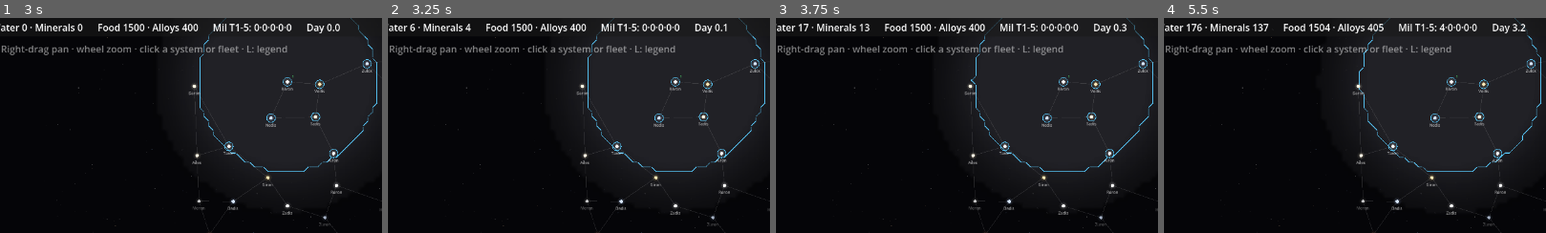
Above: before the commit, frames 1-4 (left to right).
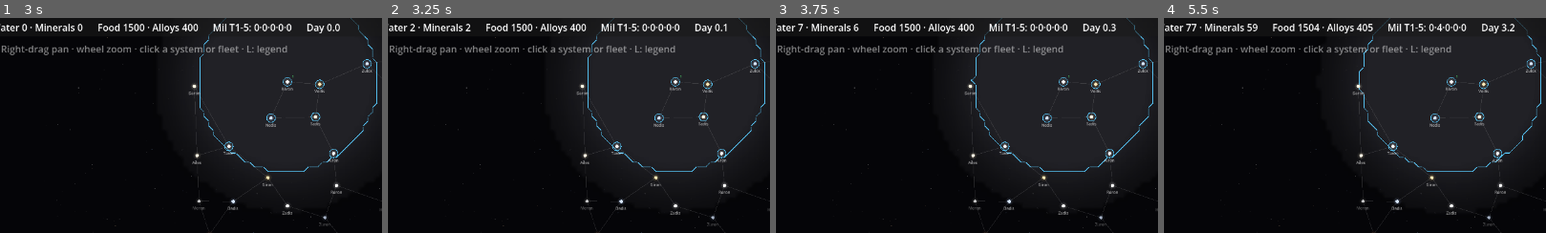
Above: after the commit, the same moments.

Repository: evyatarmitz/reach
Game: Godot game, scene res://menu/menu.tscn
Same seed, same stepped clock (60 frames per second), same inputs: the game is played once before the commit and once after it.
Inputs:
- Up to frame 1 (3 s): click "New Game" at 0.5 s; click "Normal" at 1.25 s; click "Normal" at 2 s; click "Start" at 2.75 s
- Up to frame 2 (3.25 s): no input
- Up to frame 3 (3.75 s): click "1x" at 3.5 s
- Up to frame 4 (5.5 s): click "3x" at 4.25 s; click "10x" at 5 s
The pictures show only the part of the screen within x 1-51%, y 0-50%; the shares and areas given below are measured in that part.

Frame 1 is identical in both runs. In frame 2, less than 0.1% of the frame differs, in the area x 5-22%, y 2-7%; in frame 3, 2.0%; in frame 4, 2.0%, in the area x 5-95%, y 2-8%.

Commit message:
0.44.0 - balance pass: headless probe + T0 & military-tier fixes
Added tests/balance_report.gd — a headless all-AI probe that runs a full game and
reports the two design pillars plus economy health (run it with optional
seed=/systems=/empires=/days= args). Used it to find and fix two real issues:

- Raw T0 stockpile ballooned to ~1.3M (mines out-produced city refining several
  times over — a meaningless buffer that never drained). MINE_RICHNESS 25-65 ->
  12-30 halves accumulation and makes deposits closer to a real constraint.
- Military tiers 3-5 were DEAD CONTENT: cities never reached the old 900/1600/2500
  pop cutoffs, so those ship tiers were永 unbuildable (probe always showed T3-5 =
  0). MIL_CUTOFF -> [50,150,350,700,1200]; the probe now shows all five tiers
  producing. Updated the military-resources test's "small city" pop (150 -> 100)
  to stay below the new tier-2 cutoff.

Pillars verified healthy: no empire ever exceeds 75% of the map (final share
~34/28/20/18); population self-limits to a stable plateau. Documented one KNOWN
issue for live playtesting — a pop boom-bust transient during expansion (settles
to a stable plateau, violates neither pillar; a neighbor cap and a food buffer
were tried and reverted as they hurt other things). 116 tests pass.

Diff:
--- a/desktop/sim/constants.gd
+++ b/desktop/sim/constants.gd
@@ -83,9 +83,13 @@
 # constant over time, varies by deposit) so later mine upgrades have a reason to
 # prefer some deposits. The exact richness is hidden until a mine is built — the
 # planet view shows only an ESTIMATE_BAND-wide bracket before building.
-const MINE_RICHNESS_MIN := 25.0
-const MINE_RICHNESS_MAX := 65.0
-const ESTIMATE_BAND := 15.0
+# Tuned down from 25-65: at the old rate mines out-produced city refining several
+# times over, so raw water/minerals ballooned into the millions (a meaningless
+# buffer that never drained — see tests/balance_report.gd). Lower richness keeps
+# raw supply near refining demand, so mines/deposits stay a real constraint.
+const MINE_RICHNESS_MIN := 12.0
+const MINE_RICHNESS_MAX := 30.0
+const ESTIMATE_BAND := 8.0
 
 # How often an AI empire re-evaluates (sim days). Gradual, deterministic; not
 # tied to framerate or the speed dial.
@@ -136,7 +140,11 @@
 # is made from alloys, each higher tier from the one below it, and each tier is
 # gated by a city population cutoff (higher tiers need bigger cities — "more
 # resources for higher-tier production"). Ships of tier T cost the tier-T resource.
-const MIL_CUTOFF := [100.0, 400.0, 900.0, 1600.0, 2500.0]
+# Lowered from [100,400,900,1600,2500]: cities in a real game top out around a few
+# hundred to ~1500 pop, so the old high cutoffs left ship tiers 3-5 permanently
+# unbuildable (dead content — every game showed Mil T3-5 stuck at 0). These map the
+# five tiers onto achievable city sizes: small cities make T1-2, big cities T3-5.
+const MIL_CUTOFF := [50.0, 150.0, 350.0, 700.0, 1200.0]
 const MIL_COEF := 0.02
 const MIL_EXP := 0.8
 
--- /dev/null
+++ b/desktop/tests/balance_report.gd
@@ -0,0 +1,170 @@
+extends SceneTree
+
+# Headless balance probe — NOT a pass/fail test. Runs a full all-AI game (the
+# player slot is driven by the same AI so nobody sits idle) and prints how the two
+# design pillars actually behave over a long game:
+#   Pillar 1 — uncapped BUT self-limiting population growth (should plateau by
+#              throughput/geometry, not explode, not hard-cap).
+#   Pillar 2 — no steamroll (no single empire should own the whole map quickly).
+# Plus economy health (do T0 stockpiles balloon? do cities ever refine enough?).
+#
+# Run: godot --headless --path desktop --script res://tests/balance_report.gd
+# Optional: pass "seed=NNN systems=NN empires=N days=NNNN" via -- args.
+
+func _cfg_from_args() -> Dictionary:
+	var cfg := {"seed": 20260702, "system_count": 50, "empire_count": 4,
+		"ai_efficiency": 1.0}
+	var days := 3000.0
+	for a in OS.get_cmdline_user_args():
+		var kv: PackedStringArray = a.split("=")
+		if kv.size() != 2:
+			continue
+		match kv[0]:
+			"seed": cfg.seed = int(kv[1])
+			"systems": cfg.system_count = int(kv[1])
+			"empires": cfg.empire_count = int(kv[1])
+			"days": days = float(kv[1])
+	cfg["_days"] = days
+	return cfg
+
+
+func _totals(sim: Sim) -> Dictionary:
+	# Per empire: pop, colonies, systems owned, T0/T1 stockpiles, mil, fleet hull.
+	var out := {}
+	for e in sim.empires.values():
+		out[e.id] = {"pop": 0.0, "col": 0, "sys": 0,
+			"water": e.water, "minerals": e.minerals, "food": e.food,
+			"alloys": e.alloys, "mil": 0.0, "hull": 0.0, "ships": 0}
+		for v in e.nat:
+			out[e.id]["mil"] += v
+	for c in sim.colonies:
+		if out.has(c.empire_id):
+			out[c.empire_id]["pop"] += c.population
+			out[c.empire_id]["col"] += 1
+	for sys in sim.systems.values():
+		var o := sim.system_owner(sys.id)
+		if out.has(o):
+			out[o]["sys"] += 1
+	for f in sim.fleets:
+		if out.has(f.empire_id):
+			out[f.empire_id]["hull"] += f.hull()
+			out[f.empire_id]["ships"] += f.ship_count()
+	return out
+
+
+func _fmt_row(day: float, t: Dictionary, ids: Array) -> String:
+	var s := "day %5d | " % int(day)
+	for id in ids:
+		var r: Dictionary = t[id]
+		s += "E%d pop%6d col%2d sys%2d  " % [id, int(r.pop), r.col, r.sys]
+	return s
+
+
+func _init() -> void:
+	var cfg := _cfg_from_args()
+	var days: float = cfg["_days"]
+	cfg.erase("_days")
+	var sim := Sim.generate_map(cfg)
+	var ids: Array = sim.empires.keys()
+	ids.sort()
+	# Drive the player slot (the one empire without an AI) so all empires play.
+	var with_ai := {}
+	for ai in sim.ais:
+		with_ai[ai.empire_id] = true
+	for id in ids:
+		if not with_ai.has(id):
+			sim.add_ai(id)
+
+	print("=== BALANCE REPORT ===")
+	print("seed=%d systems=%d empires=%d days=%d  (map has %d systems)" %
+		[cfg.seed, cfg.system_count, cfg.empire_count, int(days), sim.systems.size()])
+	print("")
+
+	var step := SimConstants.TICK_DAYS
+	var total_ticks := int(round(days / step))
+	var sample_every := int(round(300.0 / step))   # sample every 300 days
+
+	var peak_pop := {}
+	var peak_water := {}
+	var peak_total_pop := 0.0
+	var history: Array = []   # [day, totals]
+	for id in ids:
+		peak_pop[id] = 0.0
+		peak_water[id] = 0.0
+
+	for tick_i in total_ticks + 1:
+		if tick_i % sample_every == 0:
+			var t := _totals(sim)
+			history.append([sim.day, t])
+			print(_fmt_row(sim.day, t, ids))
+			var tp := 0.0
+			for id in ids:
+				peak_pop[id] = maxf(peak_pop[id], t[id].pop)
+				peak_water[id] = maxf(peak_water[id], t[id].water + t[id].minerals)
+				tp += t[id].pop
+			peak_total_pop = maxf(peak_total_pop, tp)
+		if tick_i < total_ticks:
+			sim.tick(step)
+
+	print("")
+	print("=== SUMMARY ===")
+	# Pillar 1: growth self-limits. Compare final total pop to peak — a healthy
+	# plateau sits near its peak (didn't crash) and the peak is finite/not runaway.
+	var last: Dictionary = history[history.size() - 1][1]
+	var final_total := 0.0
+	for id in ids:
+		final_total += last[id].pop
+	print("Pillar 1 (growth): peak total pop = %d, final = %d (%.0f%% of peak)"
+		% [int(peak_total_pop), int(final_total),
+			100.0 * final_total / maxf(peak_total_pop, 1.0)])
+	var biggest_col_pop := 0.0
+	for c in sim.colonies:
+		biggest_col_pop = maxf(biggest_col_pop, c.population)
+	print("  largest single colony pop = %d (watch for runaway lone cities)"
+		% int(biggest_col_pop))
+
+	# Pillar 2: no steamroll. Report final system share + when/if anyone hit >=75%.
+	var total_sys := sim.systems.size()
+	var shares: Array = []
+	for id in ids:
+		shares.append(100.0 * last[id].sys / maxf(total_sys, 1))
+	shares.sort()
+	shares.reverse()
+	var share_str := ""
+	for s in shares:
+		share_str += "%.0f%% " % s
+	print("Pillar 2 (no steamroll): final system share (high→low) = %s" % share_str)
+	var steamroll_day := -1.0
+	for h in history:
+		for id in ids:
+			if h[1][id].sys >= 0.75 * total_sys:
+				steamroll_day = h[0]
+				break
+		if steamroll_day >= 0.0:
+			break
+	if steamroll_day >= 0.0:
+		print("  WARNING: an empire reached >=75%% of the map by day %d (possible steamroll)"
+			% int(steamroll_day))
+	else:
+		print("  OK: no empire exceeded 75%% of the map during the run")
+
+	# Economy: T0 balloon check (raw water+minerals dwarfing what cities refine).
+	var worst_t0 := 0.0
+	for id in ids:
+		worst_t0 = maxf(worst_t0, last[id].water + last[id].minerals)
+	print("Economy: largest final raw T0 stockpile (water+minerals) = %d" % int(worst_t0))
+	print("  (if this is enormous vs pop, mines out-produce refining — a known knob)")
+	var total_ships := 0
+	for id in ids:
+		total_ships += last[id].ships
+	print("Combat: total ships alive at end = %d, colonies remaining = %d"
+		% [total_ships, sim.colonies.size()])
+	# Military tiers: max stockpile per tier across empires — confirms whether the
+	# higher ship tiers are actually reachable (were dead content when 0).
+	var maxnat := [0.0, 0.0, 0.0, 0.0, 0.0]
+	for e in sim.empires.values():
+		for t in 5:
+			maxnat[t] = maxf(maxnat[t], e.nat[t])
+	print("Military: max per-tier stockpile T1-5 = %d·%d·%d·%d·%d (0 = tier unreachable)"
+		% [int(maxnat[0]), int(maxnat[1]), int(maxnat[2]), int(maxnat[3]), int(maxnat[4])])
+	quit()
--- a/desktop/tests/run_tests.gd
+++ b/desktop/tests/run_tests.gd
@@ -647,7 +647,7 @@
 	e2.alloys = 1.0e9
 	var s2 := sim2.add_system("S")
 	s2.map_pos = Vector2.ZERO
-	sim2.inject_colony(e2.id, sim2.add_planet(s2.id, "small").id, 150.0, true)
+	sim2.inject_colony(e2.id, sim2.add_planet(s2.id, "small").id, 100.0, true)
 	run_days(sim2, 40.0)
 	check(e2.nat[0] > 0.0 and e2.nat[1] == 0.0,
 		"a small city (below the tier-2 cutoff) refines only tier 1")
Not shown, changed: artifacts/notes/TODO.md
